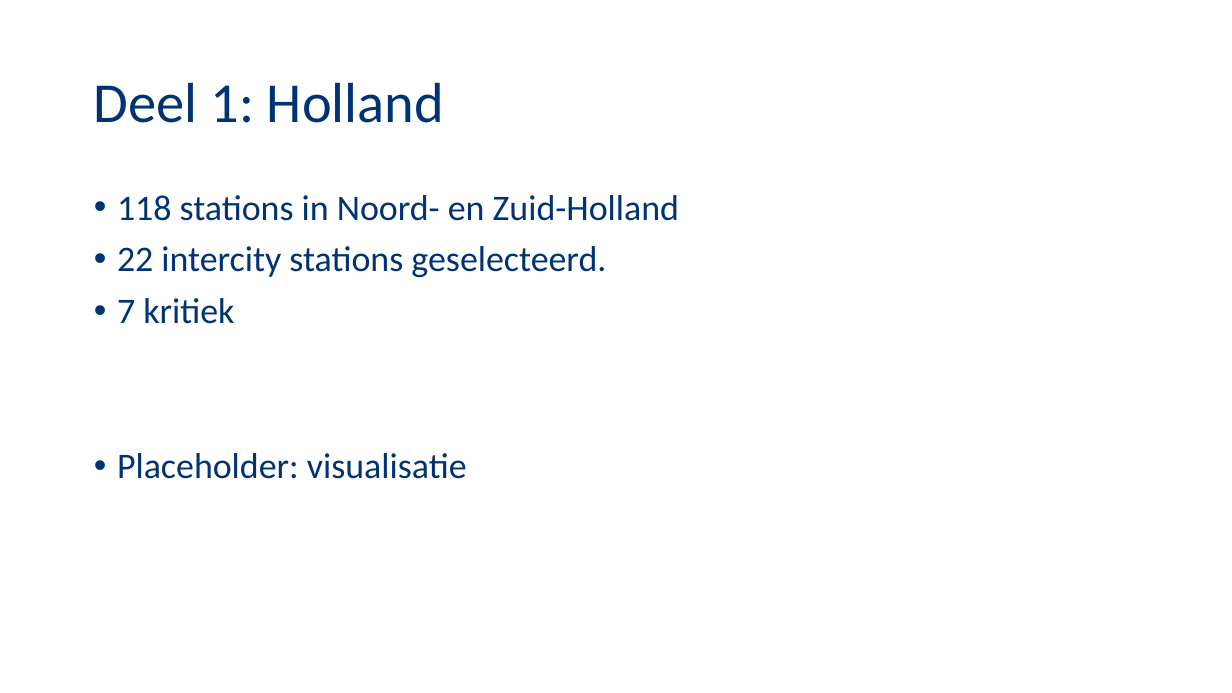
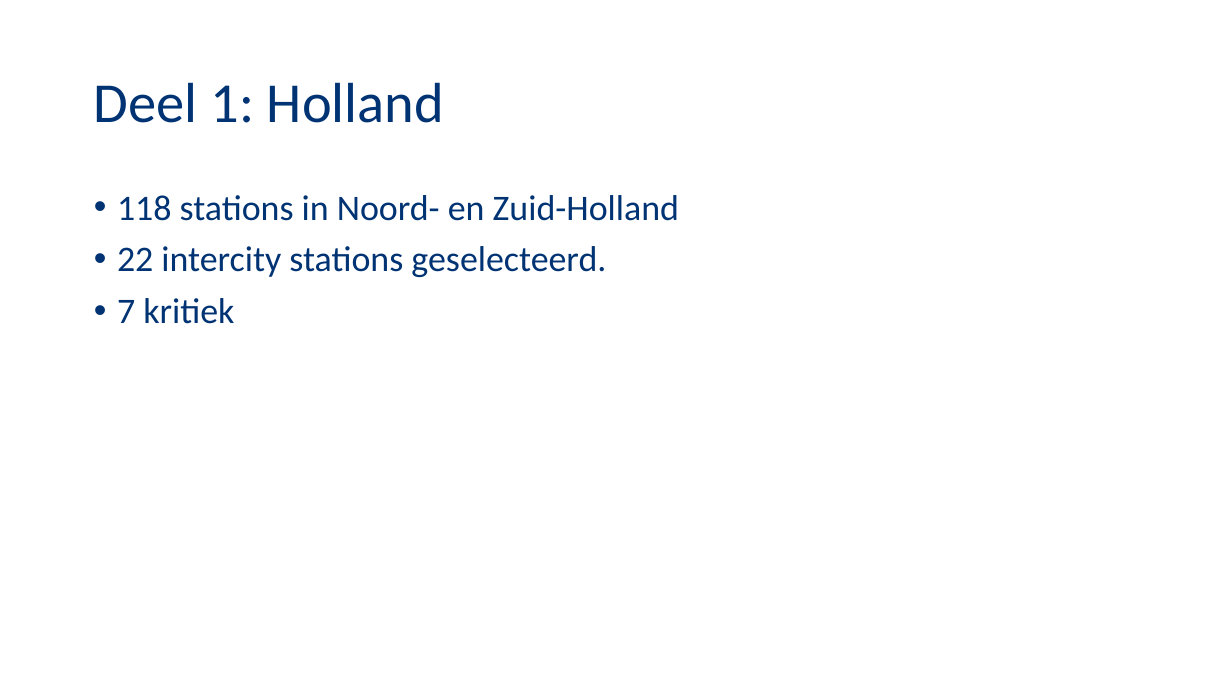
Before and after one commit to NegativeNancy/Team_Arjan, a slide deck: slide 4 of Presentaties/Presentatie1.pptx. Drawn at 1232x693 pixels with LibreOffice and Linux fonts; fonts in the diff are those of the drawing; background and template pictures are left out. Boxes give left, top, right and bottom in pixels: in the first picture for what was removed or moved away, otherwise in the second. Text is boxed around its words. In the diff, an @@ line names an element or a change of style, - is before the commit and + after.

```diff
--- a/Presentaties/Presentatie1.pptx
+++ b/Presentaties/Presentatie1.pptx
@@ text at (117,453,467,479): paragraph removed @@
-• Placeholder: visualisatie
```
Also in this commit, not shown: 1 other slide changed, 1 slide added, 1 slide removed.
